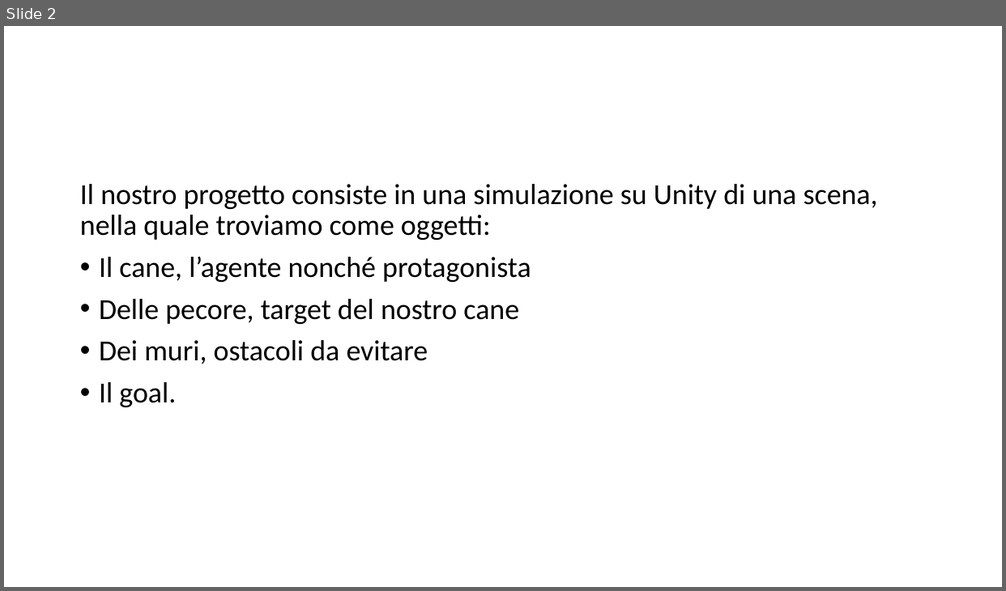
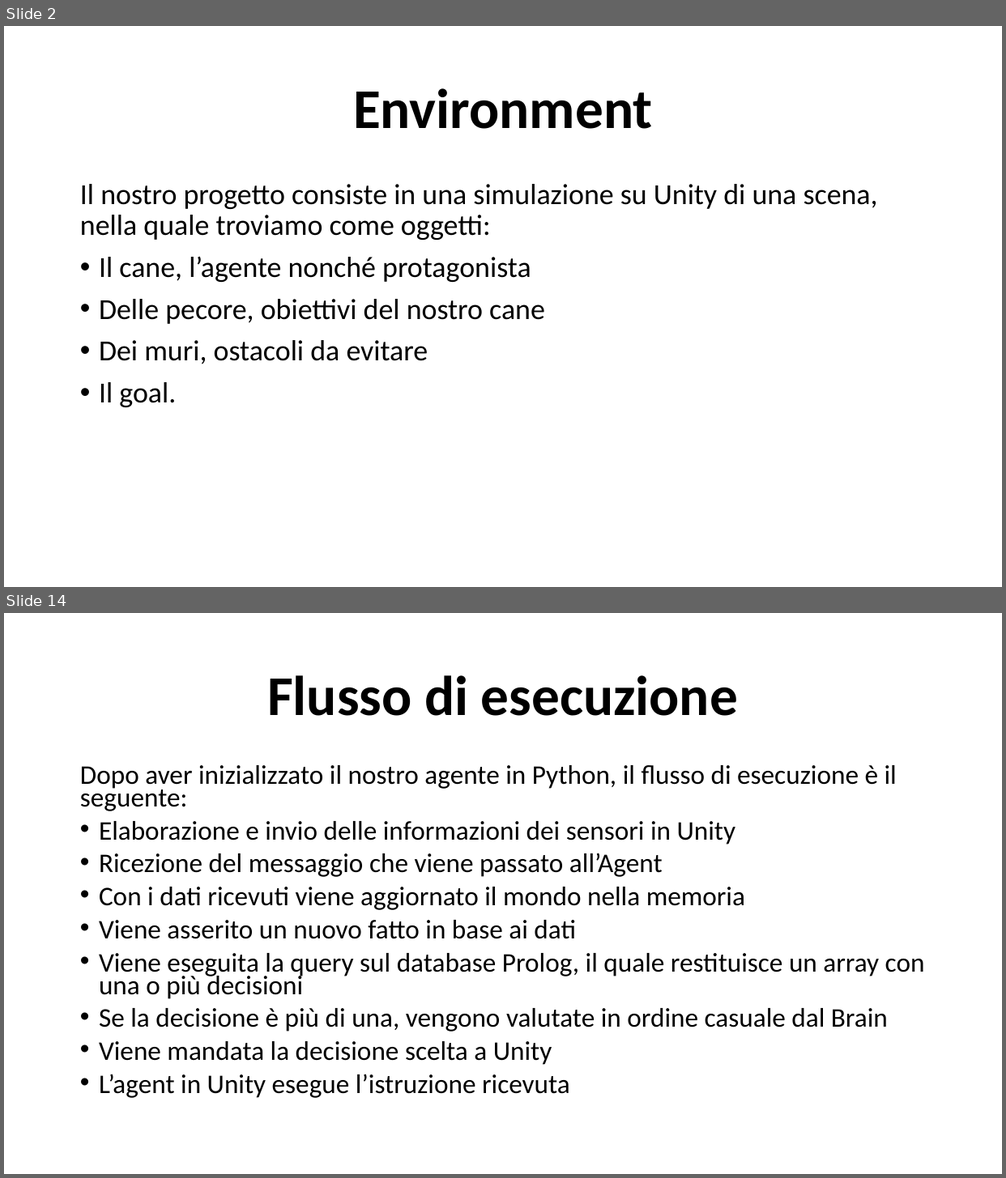
Before and after one commit to LorisNanni91/ProgettoRobotica, a slide deck: Presentazione progetto.pptx. Shown one above the other, each under a label of ours: slide 2 before the commit, slides 2 and 14 after it; the slides between them are not shown. The pictures are 1006x591 and 1006x1178 pixels, drawn with LibreOffice and Linux fonts; fonts in the diff are those of the drawing. Boxes give left, top, right and bottom in pixels: in the first picture for what was removed or moved away, otherwise in the second. Text is boxed around its words. In the diff, an @@ line names an element or a change of style, - is before the commit and + after.

```diff
--- a/Presentazione progetto.pptx
+++ b/Presentazione progetto.pptx
@@ slide 14 added at bbox=[4, 613, 1002, 1174], background #FFFFFF @@
@@ title added at bbox=[267, 675, 738, 716], 54 pt, text #000000, bold @@
+Flusso di esecuzione
@@ text added at bbox=[80, 765, 925, 1098], 25.9 pt, text #000000 @@
+Dopo aver inizializzato il nostro agente in Python, il flusso di esecuzione è il seguente:
+• Elaborazione e invio delle informazioni dei sensori in Unity
+• Ricezione del messaggio che viene passato all’Agent
+• Con i dati ricevuti viene aggiornato il mondo nella memoria
+• Viene asserito un nuovo fatto in base ai dati
+• Viene eseguita la query sul database Prolog, il quale restituisce un array con una o più decisioni
+• Se la decisione è più di una, vengono valutate in ordine casuale dal Brain
+• Viene mandata la decisione scelta a Unity
+• L’agent in Unity esegue l’istruzione ricevuta
@@ slide 2 changed as well @@
@@ title added at bbox=[353, 88, 653, 129], 54 pt, text #000000, bold @@
+Environment
@@ text at bbox=[99, 299, 545, 324]: text changed @@
-• Delle pecore, target del nostro cane
+• Delle pecore, obiettivi del nostro cane
```
Also in this commit, not shown: 11 other slides added, 1 slide removed, 54 other files.
